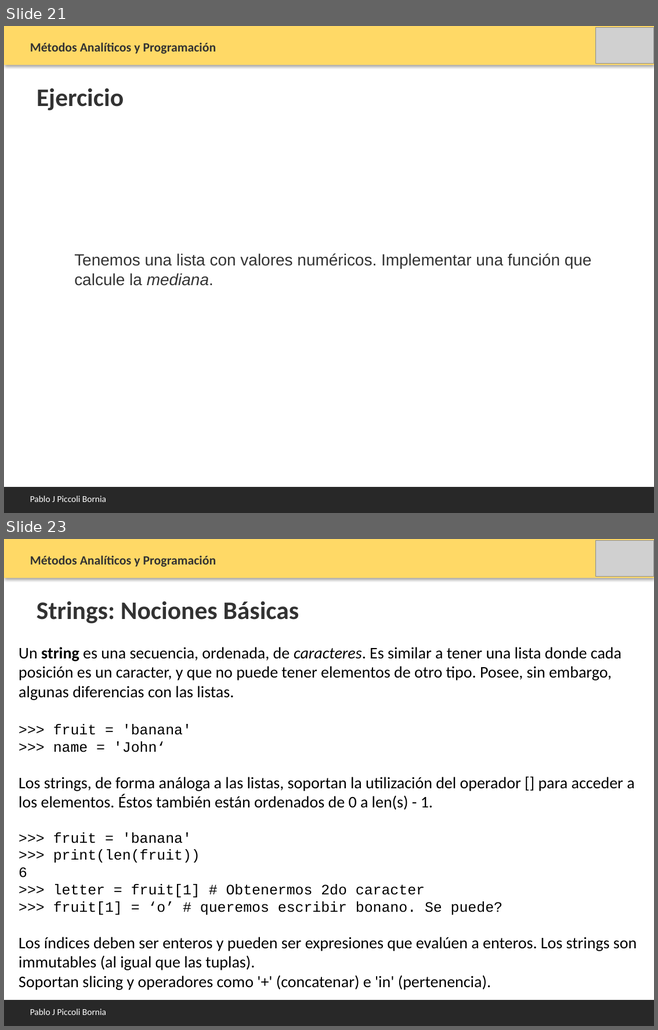
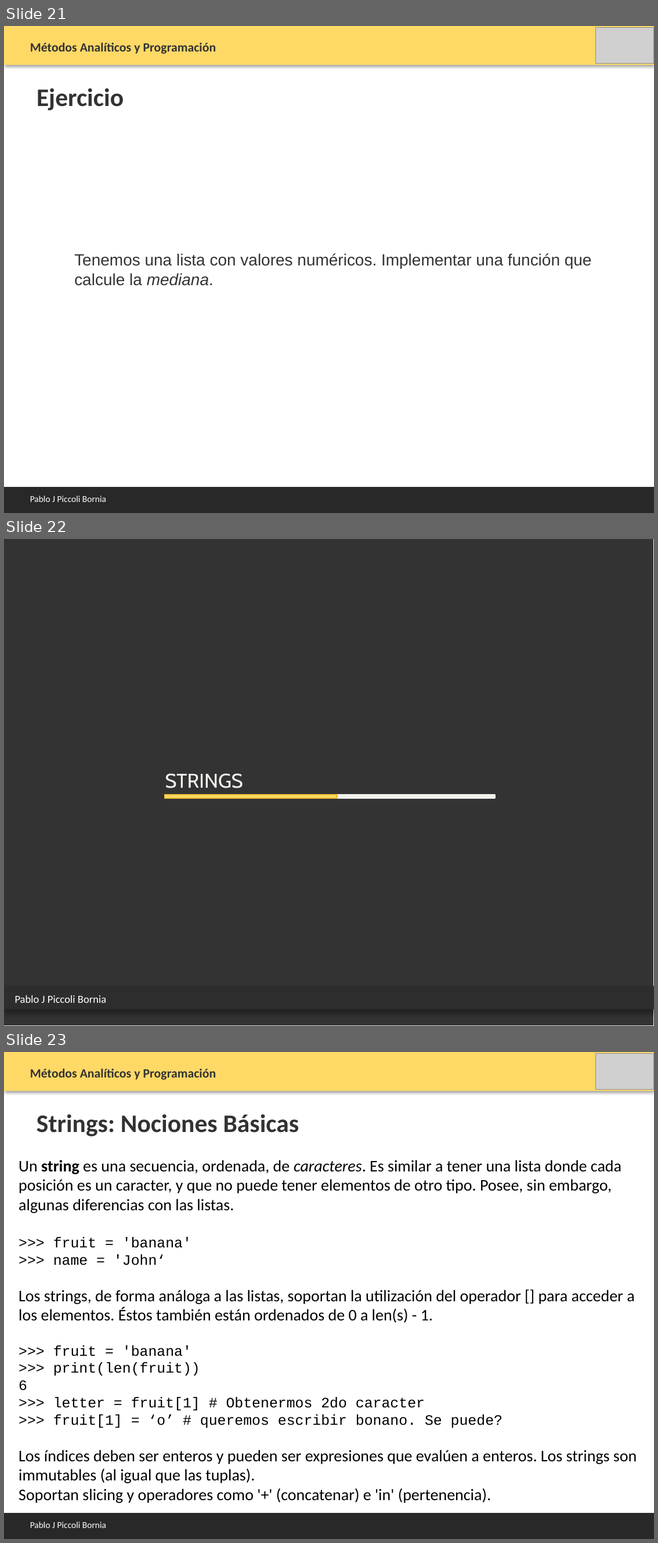
Before and after one commit to PabloPicc/MAyP_2026_1S, a slide deck: clases_teoricas_2026/Clase_6_Estructura_Datos.pptx. Shown one above the other, each under a label of ours: slides 21 and 23 before the commit, slides 21, 22 and 23 after it; the slides between them are not shown. The pictures are 658x1030 and 658x1543 pixels, drawn with LibreOffice and Linux fonts; fonts in the diff are those of the drawing; grey boxes stand for pictures. Boxes give left, top, right and bottom in pixels: in the first picture for what was removed or moved away, otherwise in the second. Text is boxed around its words. In the diff, an @@ line names an element or a change of style, - is before the commit and + after.

```diff
--- a/clases_teoricas_2026/Clase_6_Estructura_Datos.pptx
+++ b/clases_teoricas_2026/Clase_6_Estructura_Datos.pptx
@@ slide 22 added at bbox=[4, 539, 654, 1026], background #FFFFFF @@
@@ freeform shape added at bbox=[4, 539, 653, 1026], fill #333333 @@
@@ text added at bbox=[165, 773, 243, 788], 22 pt, text #F4F2ED, small capitals @@
+STRINGS
@@ group added at bbox=[165, 795, 495, 799]: 4 freeform shapes @@
@@ rectangle added at bbox=[4, 986, 654, 1009], fill #2D2D2D @@
@@ text added at bbox=[15, 995, 106, 1003], 12 pt, text #FFFFFF @@
+Pablo J Piccoli Bornia
```
Also in this commit, not shown: 3 slides changed, 3 other slides added, 4 slides removed, 10 other files.
